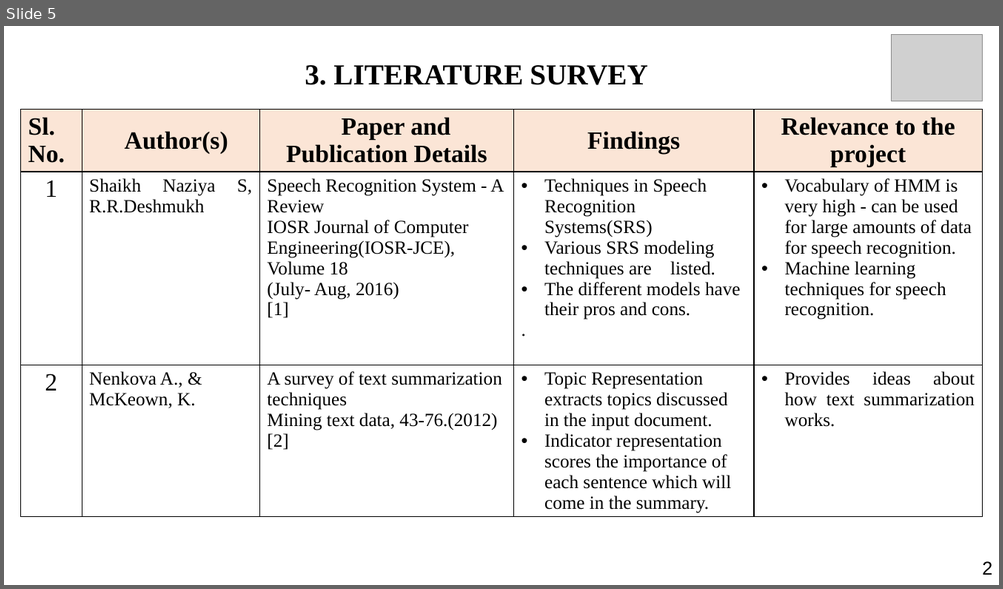
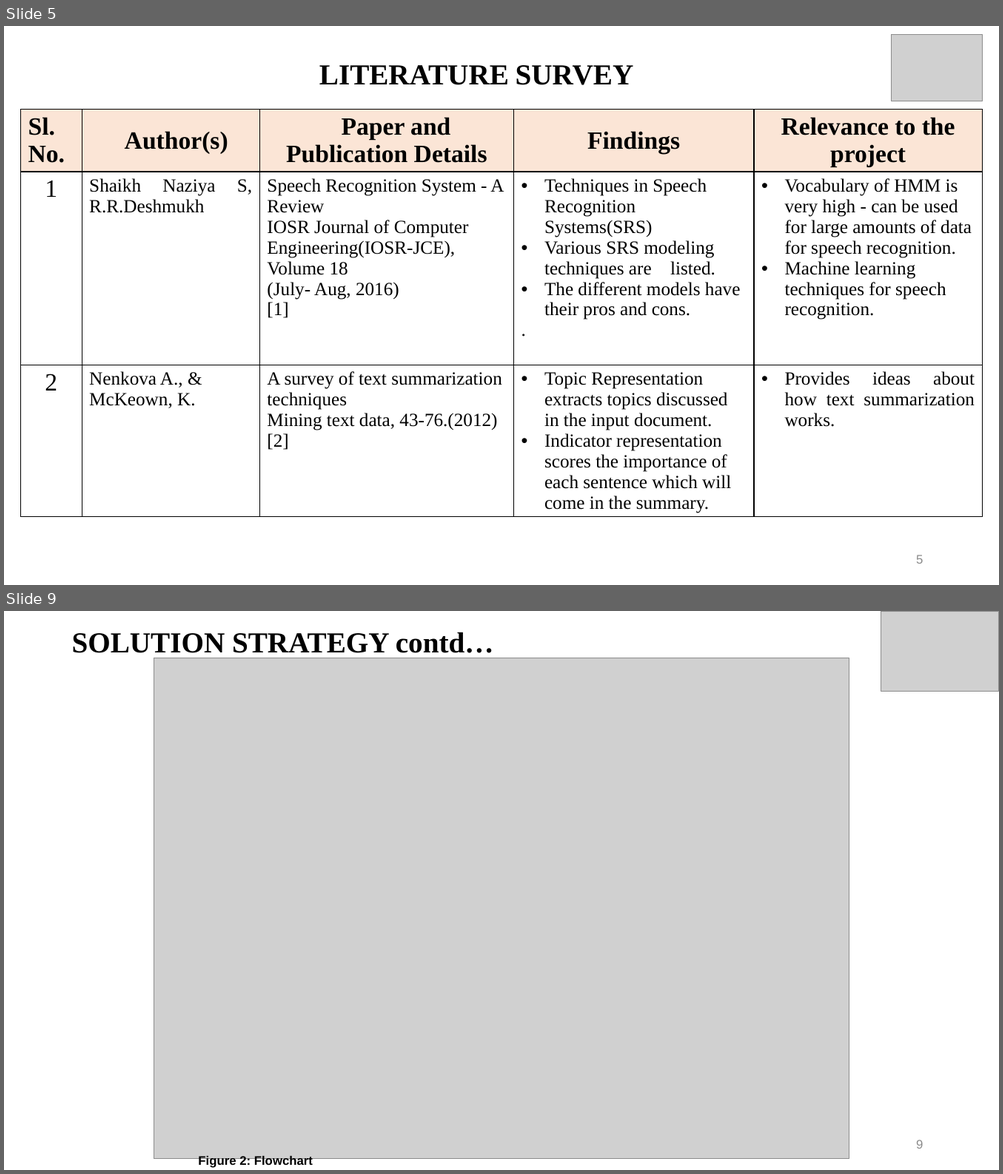
Before and after one commit to Hariomsmit/TransSummarize, a slide deck: MINI_PROJECT.pptx. Shown one above the other, each under a label of ours: slide 5 before the commit, slides 5 and 9 after it; the slides between them are not shown. The pictures are 1003x589 and 1003x1174 pixels, drawn with LibreOffice and Linux fonts; fonts in the diff are those of the drawing; grey boxes stand for pictures. Boxes give left, top, right and bottom in pixels: in the first picture for what was removed or moved away, otherwise in the second. Text is boxed around its words. In the diff, an @@ line names an element or a change of style, - is before the commit and + after.

```diff
--- a/MINI_PROJECT.pptx
+++ b/MINI_PROJECT.pptx
@@ slide 9 added at (4,611,999,1170), background #FFFFFF @@
@@ title added at (72,632,494,653), 28 pt, text #000000, bold @@
+SOLUTION STRATEGY contd…
@@ picture added at (881,612,999,692) @@
@@ picture added at (154,658,849,1159) @@
@@ page number added at (916,1140,922,1149), 12 pt, text #8B8B8B @@
+9
@@ text added at (198,1156,313,1169), 12 pt, text #000000, bold @@
+Figure 2: Flowchart
@@ slide 5 changed as well @@
@@ title at (319,65,634,85): text changed @@
-3. LITERATURE SURVEY
+LITERATURE SURVEY
@@ page number added at (916,555,922,564), 12 pt, text #8B8B8B @@
+5
@@ text removed at (982,562,992,575) @@
-2
```
Also in this commit, not shown: 8 other slides changed, 4 other slides added, 1 slide removed, 11 other files.
